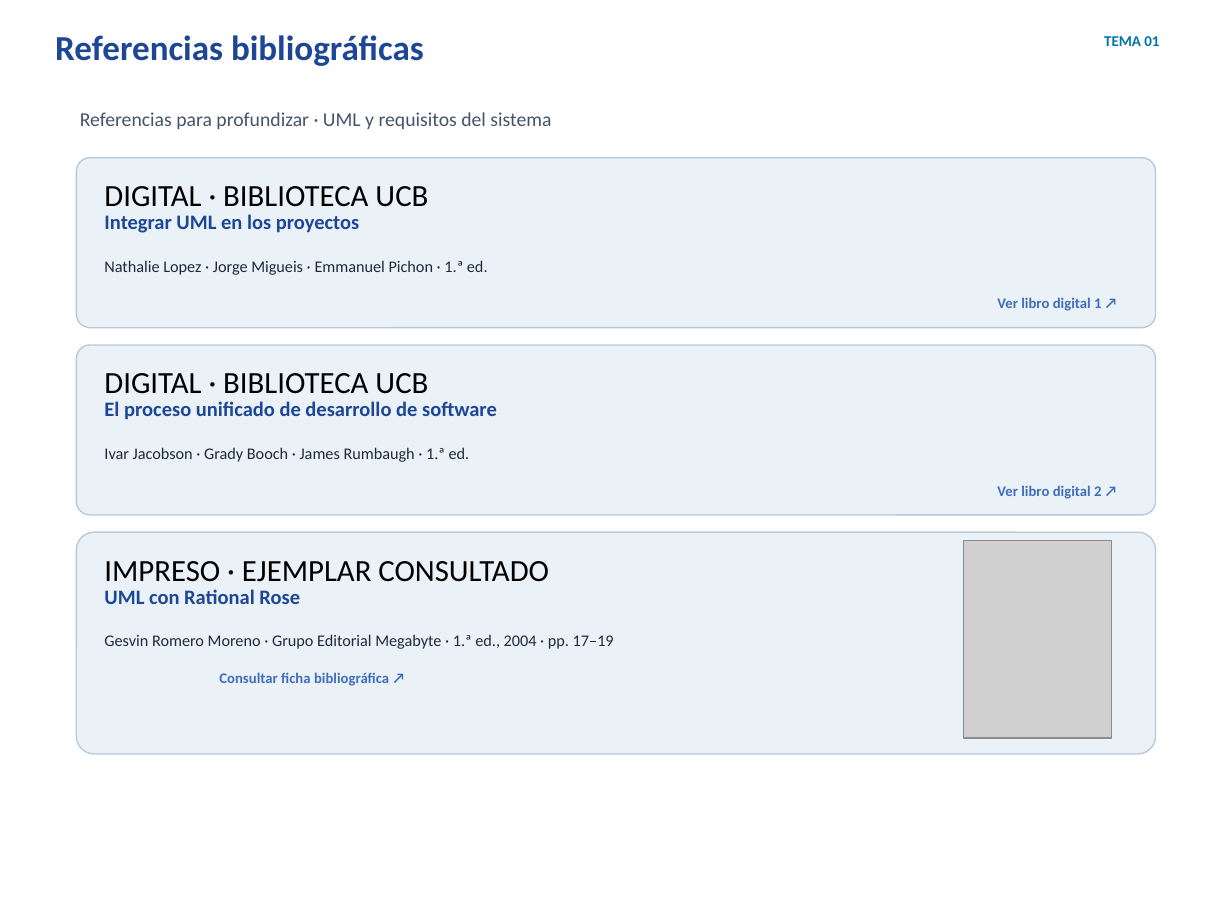
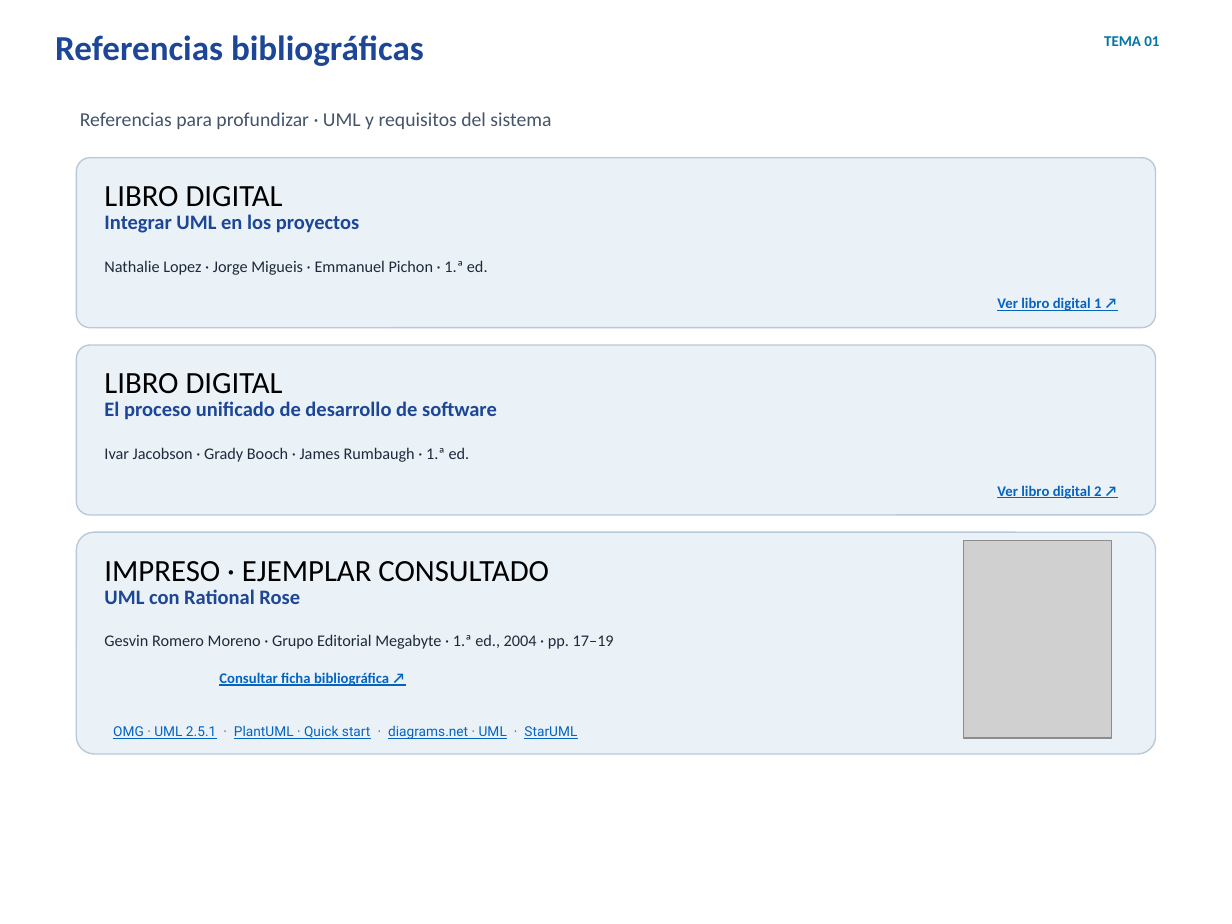
Before and after one commit to erickbravob/sistemas-informacion-i, a slide deck: slide 9 of materiales/actividad-1/tema-01-uml-requisitos-v23.pptx (slide 8 before the commit). Drawn at 1232x924 pixels with LibreOffice and Linux fonts; fonts in the diff are those of the drawing; grey boxes stand for pictures; background and template pictures are left out. Boxes give left, top, right and bottom in pixels: in the first picture for what was removed or moved away, otherwise in the second. Text is boxed around its words. In the diff, an @@ line names an element or a change of style, - is before the commit and + after.

```diff
--- a/materiales/actividad-1/tema-01-uml-requisitos-v23.pptx
+++ b/materiales/actividad-1/tema-01-uml-requisitos-v23.pptx
@@ text at bbox=[104, 186, 283, 207]: text changed @@
-DIGITAL · BIBLIOTECA UCB
+LIBRO DIGITAL
@@ text at bbox=[104, 373, 283, 402]: text changed @@
-DIGITAL · BIBLIOTECA UCB
+LIBRO DIGITAL
@@ text colour #416CBB to #0563C1, underline on in 3 elements at bbox=[997, 297, 1101, 311], bbox=[997, 485, 1101, 499], bbox=[219, 672, 389, 686] @@
@@ text added at bbox=[113, 725, 577, 739], 8 pt, text #0563C1, underline @@
+OMG · UML 2.5.1 · PlantUML · Quick start · diagrams.net · UML · StarUML
```
Also in this commit, not shown: 4 other slides changed, 1 slide added, 7 other files.
